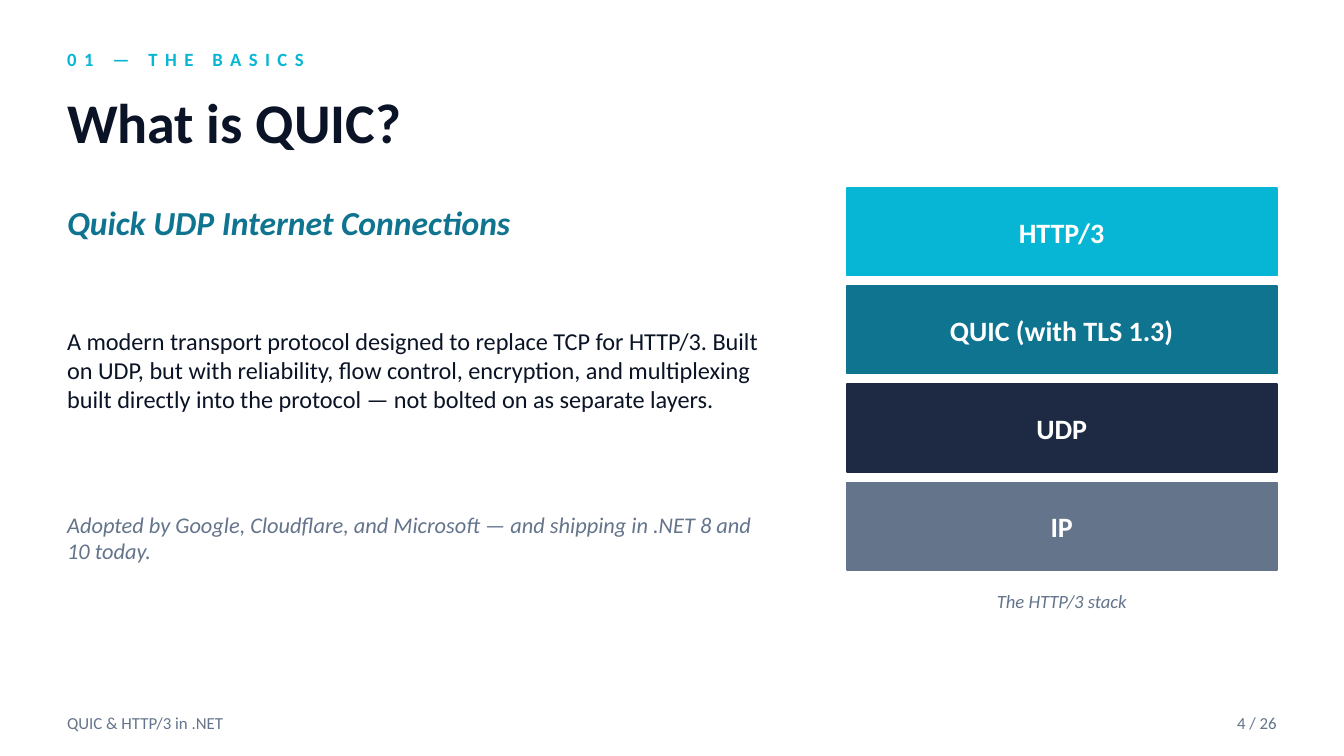
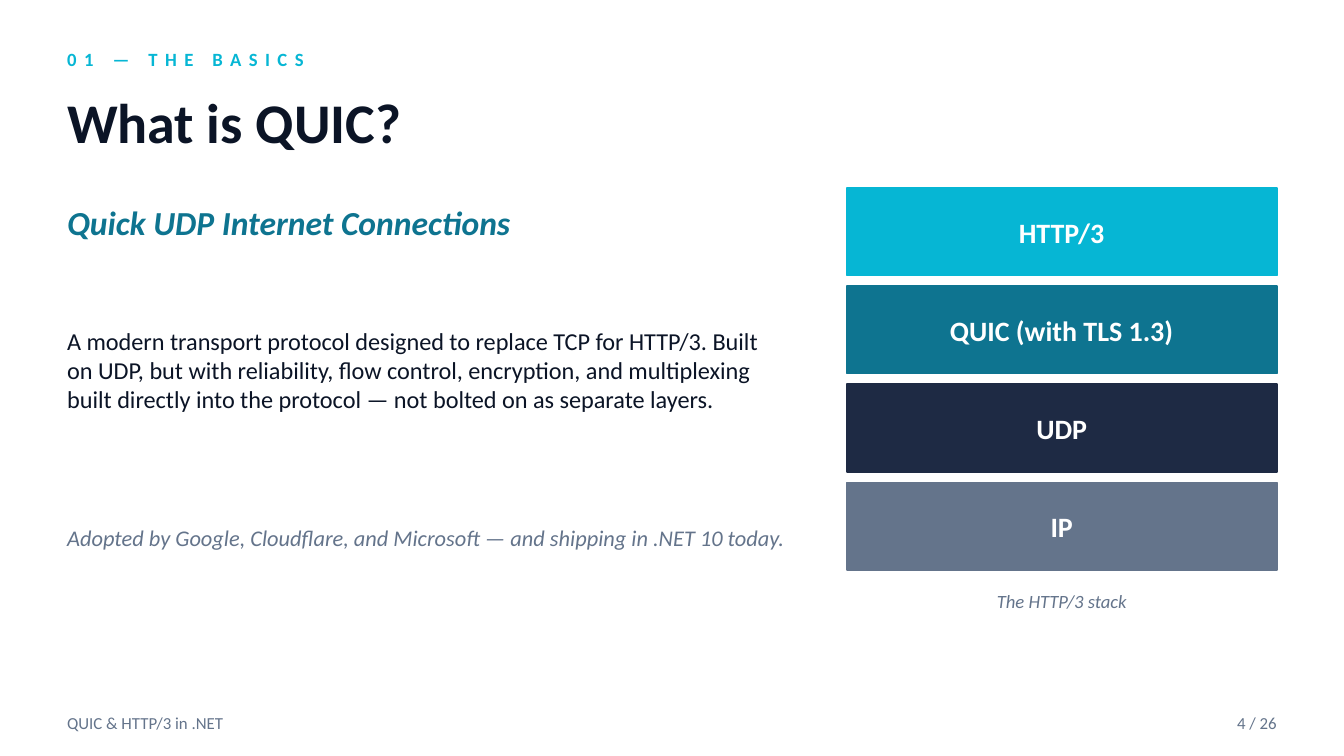
Before and after one commit to cwoodruff/quic-http3-in-dotnet, a slide deck: slide 6 of QUIC-HTTP3-in-DotNET.pptx. Drawn at 1344x756 pixels with LibreOffice and Linux fonts; fonts in the diff are those of the drawing. Boxes give left, top, right and bottom in pixels: in the first picture for what was removed or moved away, otherwise in the second. Text is boxed around its words. In the diff, an @@ line names an element or a change of style, - is before the commit and + after.

```diff
--- a/QUIC-HTTP3-in-DotNET.pptx
+++ b/QUIC-HTTP3-in-DotNET.pptx
@@ text at bbox=[67, 530, 784, 550]: text changed @@
-Adopted by Google, Cloudflare, and Microsoft — and shipping in .NET 8 and 10 today.
+Adopted by Google, Cloudflare, and Microsoft — and shipping in .NET 10 today.
```
Also in this commit, not shown: 1 other slide changed.
